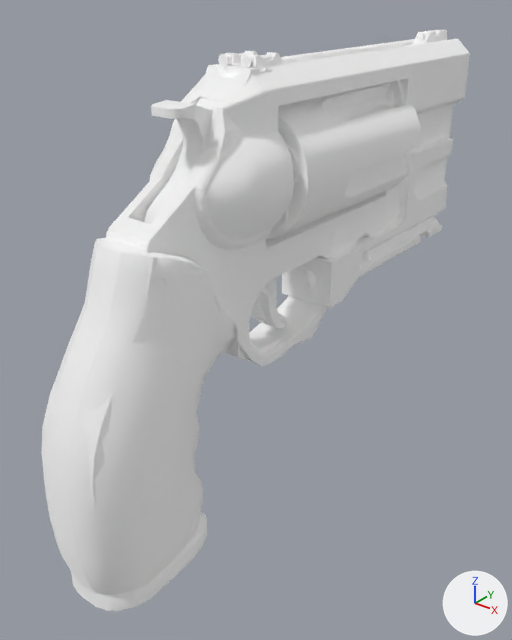
The Blender file model work folder/sg/judge/judge.blend as it was, and as the next commit left it.
Camera for both pictures: a 50 mm lens placed at (0.158, -0.137, 0.108), pointed at (-0.006, 0.067, -0.019). Every picture has the same lights, and +X, +Y and +Z are marked at lower right.

Objects in the first picture: 'judge', 'judge_frame_modern', 'judge_frame_stock', 'judge_pistol_modern', 'judge_pistol_stock', 'judge_rail'.
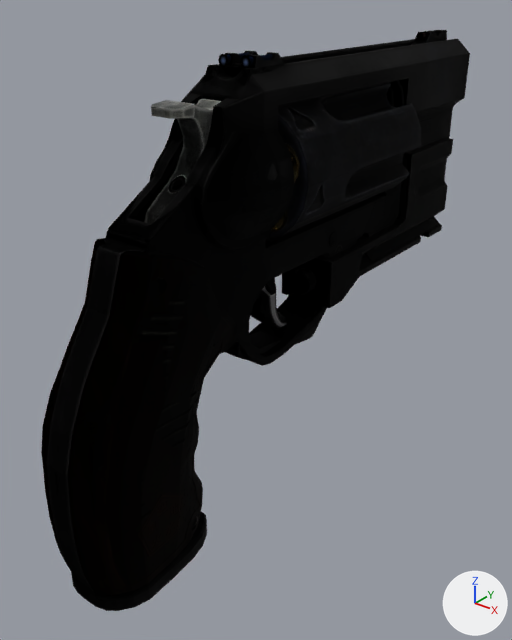
Location of each change, [x1, y1, x2, y2] in pixels of the pictures (512 x 640 px):
'judge_pistol_modern', recoloured (white to black): [42, 237, 238, 611] in both
'judge_frame_stock', recoloured (grey to black): [106, 30, 456, 366] in both
'judge_rail', recoloured (grey to black): [282, 138, 453, 308] in both
'judge_pistol_stock', recoloured (grey to black): [41, 238, 238, 521] in both
part 1 of me_6212058337969830994, recoloured (grey to black): [271, 144, 300, 232] in both
part 2 of me_6212058337969830994, recoloured (grey to black): [266, 82, 421, 240] in both
part 3 of me_6212058337969830994, recoloured (white to black): [144, 99, 221, 224] in both
part 4 of me_9356188228371294340_001, recoloured: [218, 31, 427, 68] in both
part 5 of me_9356188228371294340_001, recoloured (white to black): [106, 30, 470, 361] in both
part 6 of me_9356188228371294340_001, recoloured: [226, 52, 272, 66] in both

Edits to the bpy script that builds the scene:
```text
Add mat_judge_frame_stock:
    mat_judge_frame_stock = bpy.data.materials.new('judge_frame_stock')
    # uses the picture img_frame_df_png
    # uses the picture img_frame_nm_png
Add mat_judge_pistol_stock:
    mat_judge_pistol_stock = bpy.data.materials.new('judge_pistol_stock')
    # uses the picture img_grip_df_png
    # uses the picture img_grip_nm_png
Add mat_judge_pistol_modern:
    mat_judge_pistol_modern = bpy.data.materials.new('judge_pistol_modern')
    # uses the picture img_grip_modern_df_png
    # uses the picture img_grip_modern_nm_png
Add mat_judge_aimdot:
    mat_judge_aimdot = principled_material('judge_aimdot')
    mat_judge_aimdot.texture = img_aim_glow_df_png
    mat_judge_aimdot.metallic = 1.0
    mat_judge_aimdot.roughness = 1.0
Add mat_judge_frame_modern:
    mat_judge_frame_modern = bpy.data.materials.new('judge_frame_modern')
    # uses the picture img_frame_modern_df_png
    # uses the picture img_frame_modern_nm_png
Add mat_judge_rail:
    mat_judge_rail = bpy.data.materials.new('judge_rail')
    # uses the picture img_rail_df_png
    # uses the picture img_rail_nm_png
Add mat_judge_bullet:
    mat_judge_bullet = bpy.data.materials.new('judge_bullet')
    # uses the picture img_buck_df_png
    # uses the picture img_buck_nm_png
Add mat_judge_hammer:
    mat_judge_hammer = bpy.data.materials.new('judge_hammer')
    # uses the picture img_mech_df_png
    # uses the picture img_mech_nm_png
Add mat_judge_cylinder:
    mat_judge_cylinder = bpy.data.materials.new('judge_cylinder')
    # uses the picture img_cylinder_df_png
    # uses the picture img_cylinder_nm_png
Change me_6212058337969830994:
    where me_6212058337969830994.from_pydata(...)  # 1483 vertices, 928 faces; spans x -0.025..0.025, y 0.008..0.184, z 0.008..0.073
    me_6212058337969830994 part 1: all 315 faces that had it switch from mat_13967702358402759393 (white #ffffff) to mat_judge_bullet
    me_6212058337969830994 part 2: all 428 faces that had it switch from mat_16506224986526929012 (white #ffffff) to mat_judge_cylinder
    me_6212058337969830994 part 3: all 185 faces that had it switch from mat_7215793638114617912_002 (white #ffffff) to mat_judge_hammer
Change me_10880623366794311996:
    where me_10880623366794311996.from_pydata(...)  # 268 vertices, 153 faces; spans x -0.0131..0.0131, y 0.089..0.2021, z -0.0178..0.0359
    remove me_10880623366794311996.materials.append(mat_17679902030990225156)  # white #ffffff
    add me_10880623366794311996.materials.append(mat_judge_rail)
Change me_9356188228371294340_001:
    where me_9356188228371294340_001.from_pydata(...)  # 2567 vertices, 1702 faces; spans x -0.022..0.022, y -0.085..0.033, z -0.003..0.204
    me_9356188228371294340_001 part 4: all 24 faces that had it switch from mat_2313662492594394690 (white #ffffff) to mat_judge_aimdot (picture img_aim_glow_df_png)
    me_9356188228371294340_001 part 5: all 1494 faces that had it switch from mat_17957800978770741717 (white #ffffff) to mat_judge_frame_modern
    me_9356188228371294340_001 part 6: all 184 faces that had it switch from mat_5989976798480938071 (white #ffffff) to mat_judge_frame_modern
Change me_5684965738984067036_001:
    where me_5684965738984067036_001.from_pydata(...)  # 798 vertices, 634 faces; spans x -0.0189..0.0189, y -0.0353..0.0864, z -0.0392..0.0386
    remove me_5684965738984067036_001.materials.append(mat_10122138556136208626)  # white #ffffff
    add me_5684965738984067036_001.materials.append(mat_judge_pistol_modern)
Change me_5684965738984067036_002:
    where me_5684965738984067036_002.from_pydata(...)  # 266 vertices, 196 faces; spans x -0.0189..0.0189, y -0.0392..0.0392, z -0.0646..0.0342
    remove me_5684965738984067036_002.materials.append(mat_1390132768742247009)  # white #ffffff
    add me_5684965738984067036_002.materials.append(mat_judge_pistol_stock)
Change me_9356188228371294340_003:
    where me_9356188228371294340_003.from_pydata(...)  # 1459 vertices, 904 faces; spans x -0.021..0.022, y -0.085..0.03, z -0.003..0.205
    remove me_9356188228371294340_003.materials.append(mat_10211938203570198706_001)  # white #ffffff
    add me_9356188228371294340_003.materials.append(mat_judge_frame_stock)
```
